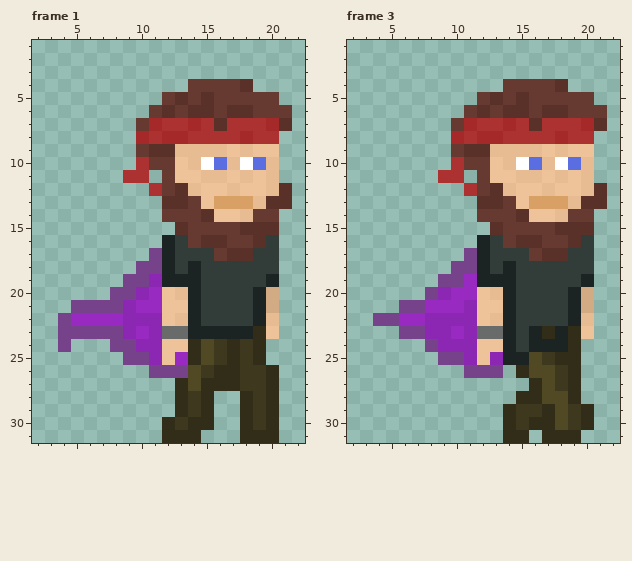
One commit to this pixel-art file: public/sprites/aseprite/player-walking.aseprite. Above, as it was before the edit.
32x32 pixels, 4 frames. Colours within 5 levels of each other are drawn and written as one. Shown: frame 1: x 2..22, y 1..31; frame 3: x 2..22, y 1..31. The commit also changed other frames, which this record leaves out.
After:
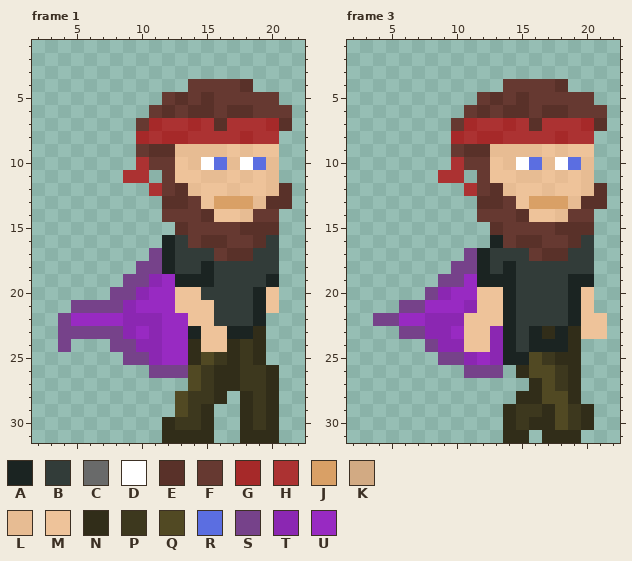
Palette (. is transparent): A #1b2422  B #323c39  C #696a6a  D #ffffff  E #593129  F #663931  G #a62929  H #ac3232  J #d9a066  K #d2aa83  L #e7bc93  M #eec39a  N #312d19  P #3d381e  Q #514923  R #5b6ee1  S #76428a  T #8b27b2  U #982ac2
Change:
layer "Body" now hidden
layer "deco" now hidden
Frame 1:
y 18: x 14..15 AB -> BA
y 19: x 12 A -> U; x 15 B -> A
y 20: x 12..14 MLA -> UMM; x 20 K -> M
y 21: x 12 M -> U; x 14..15 AB -> MM; x 20 K -> M
y 22: x 12..15 MLAB -> UUMM; x 20 L -> .
y 23: x 12..13 CC -> UU; x 15..16 AA -> MM; x 20 M -> .
y 24: x 12..13 MM -> UU; x 15..16 QP -> MM
y 25: x 12 M -> U
y 27: x 13 N -> .; x 15 N -> P
y 28: x 13 N -> Q; x 15..16 N. -> PN
y 29: x 13 N -> Q
y 30: x 14 N -> P
y 31: x 15 . -> N
Frame 3:
y 16: x 12..13 AB -> .A
y 19: x 19 B -> A
y 20: x 13 L -> M; x 20 K -> M
y 21: x 20 K -> M
y 22: x 11 T -> M; x 13 L -> M; x 20..21 L. -> MM
y 23: x 11..13 TCC -> MMT; x 21 . -> M
y 24: x 11 T -> M; x 13 M -> T
y 25: x 12 M -> U
Pixel boxes of the changes (left, top, right, bottom) in both pictures:
changed: (162, 261, 227, 443)
changed: (266, 287, 279, 339)
changed: (464, 235, 503, 365)
changed: (568, 274, 607, 339)
